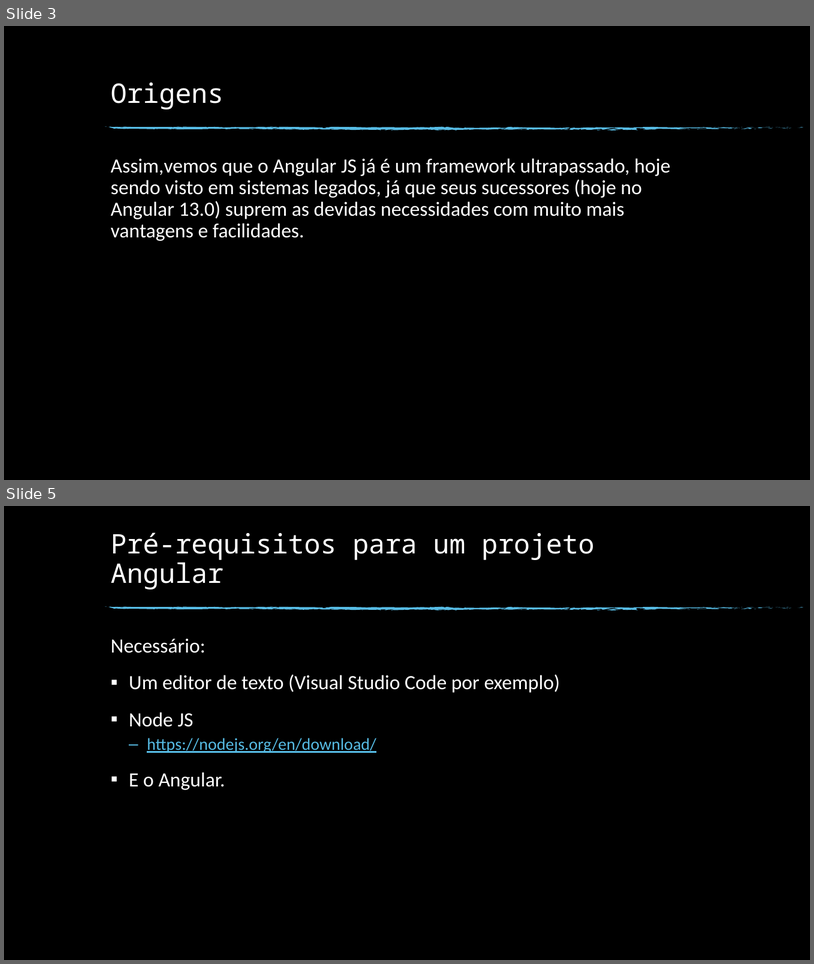
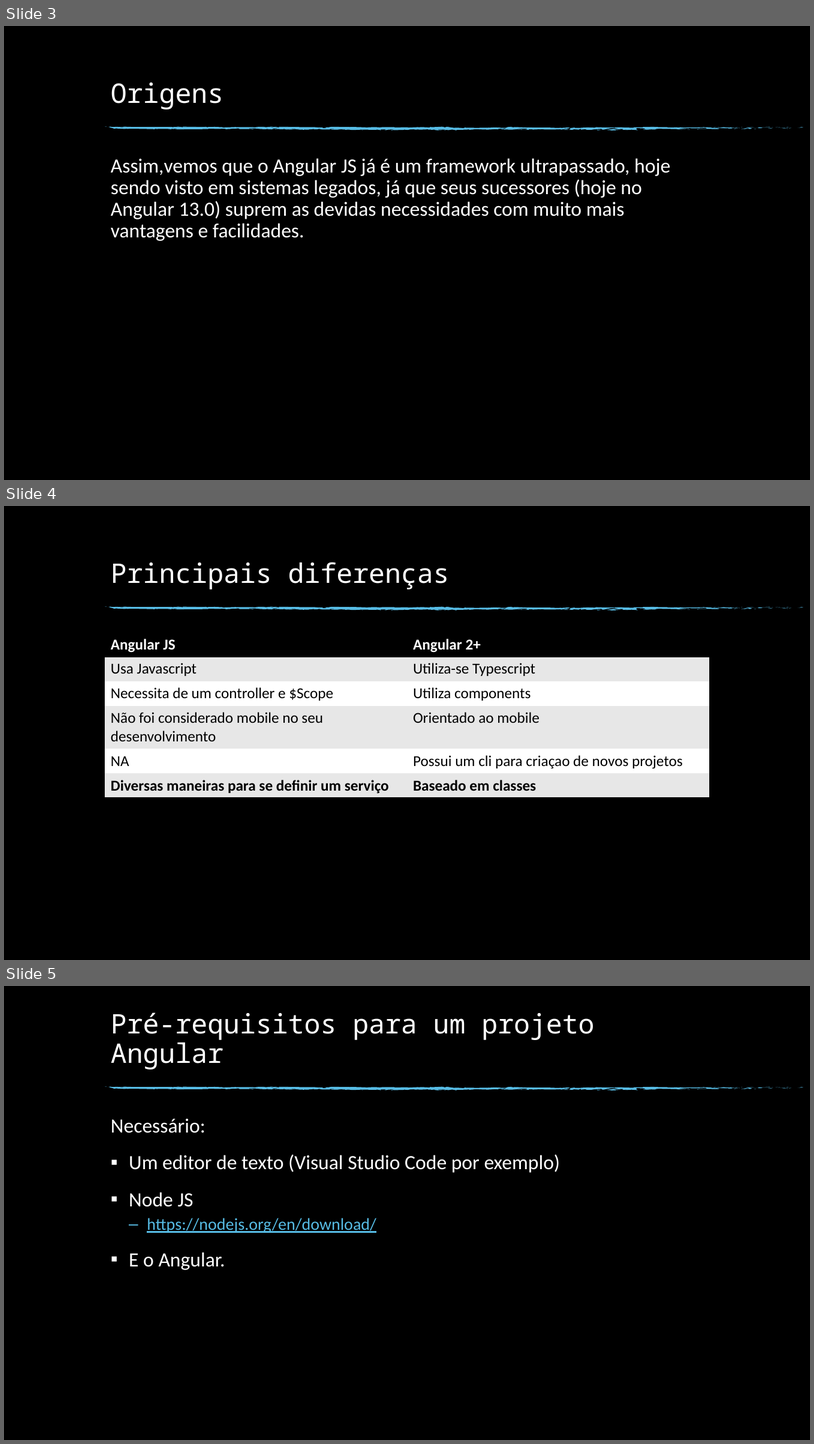
Before and after one commit to vinihgomes/vinihgomes.github.io, a slide deck: tecnologia-javascript/FrameWorks.pptx. Shown one above the other, each under a label of ours: slides 3 and 5 before the commit, slides 3, 4 and 5 after it; the slides between them are not shown. The pictures are 814x964 and 814x1444 pixels, drawn with LibreOffice and Linux fonts; fonts in the diff are those of the drawing; background and template pictures are left out. Boxes give left, top, right and bottom in pixels: in the first picture for what was removed or moved away, otherwise in the second. Text is boxed around its words. In the diff, an @@ line names an element or a change of style, - is before the commit and + after.

```diff
--- a/tecnologia-javascript/FrameWorks.pptx
+++ b/tecnologia-javascript/FrameWorks.pptx
@@ slide 4 added at [4, 506, 810, 960], background picture (left out); not listed: 74 template elements that a slide beside it also shows @@
@@ title added at [111, 562, 450, 589], 32 pt, text #FFFFFF @@
+Principais diferenças
@@ table added at [104, 632, 710, 797], 6 rows, 2 columns @@
+Angular JS | Angular 2+
+Usa Javascript | Utiliza-se Typescript
+Necessita de um controller e $Scope | Utiliza components
+Não foi considerado mobile no seu desenvolvimento | Orientado ao mobile
+NA | Possui um cli para criaçao de novos projetos
+Diversas maneiras para se definir um serviço | Baseado em classes
```
Also in this commit, not shown: 1 slide changed, 1 slide removed.
